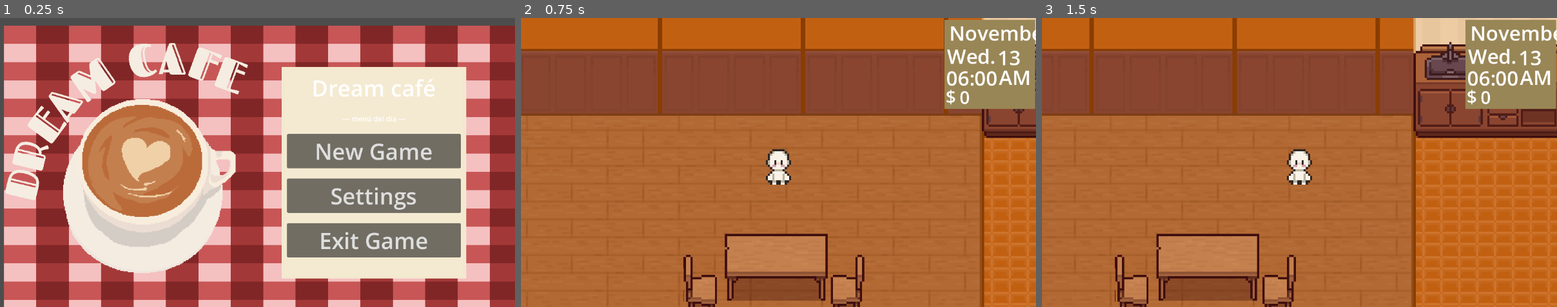
Above: before the commit, frames 1-3 (left to right).
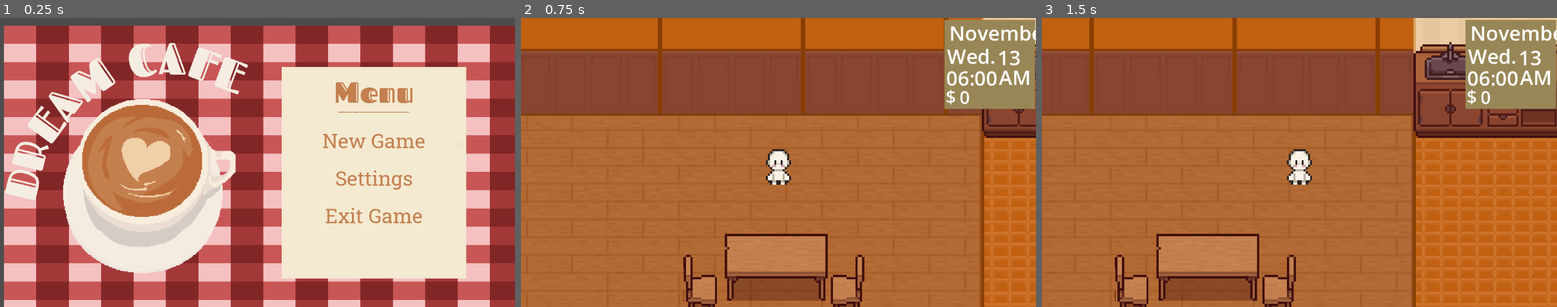
Above: after the commit, the same moments.

Repository: Jose-Prince/UVG-Tesis-Game
Game: Godot game, scene res://Scenes/title_screen.tscn
Same seed, same stepped clock (60 frames per second), same inputs: the game is played once before the commit and once after it.
Inputs (mouse positions are in pixels of both pictures, inside the frame that each line leads up to):
- Up to frame 1 (0.25 s): no input
- Up to frame 2 (0.75 s): click "New Game" at 0.5 s
- Up to frame 3 (1.5 s): tap Enter at 1.25 s; move the mouse to (1412, 148) at 1.27 s; hold D (right) from 1.28 s (still down); click (1412, 148) at 1.35 s

The runs differ from the first frame. In frame 1, 13% of the frame differs, in the area x 55-90%, y 21-83%; in frame 2, nothing differs; in frame 3, nothing differs.

Commit message:
Fix: fonts

Diff:
--- a/Scenes/title_screen.tscn
+++ b/Scenes/title_screen.tscn
@@ -6,6 +6,25 @@
 [ext_resource type="Texture2D" uid="uid://cgeaitckg5fnk" path="res://Sprites/Coffee_noB.PNG" id="4_6vd4x"]
 [ext_resource type="FontFile" uid="uid://c0rmb6tjydgnl" path="res://Fonts/FascinateInline-Regular.ttf" id="4_12m1t"]
 [ext_resource type="Script" uid="uid://drc0u7k73tl0l" path="res://Scripts/curved_text.gd" id="4_twnyg"]
+[ext_resource type="FontFile" uid="uid://dliqq4g4bg0qy" path="res://Fonts/RobotoSlab-Regular.ttf" id="5_6vd4x"]
+
+[sub_resource type="StyleBoxEmpty" id="StyleBoxEmpty_n82rj"]
+
+[sub_resource type="StyleBoxEmpty" id="StyleBoxEmpty_0061g"]
+
+[sub_resource type="StyleBoxFlat" id="StyleBoxFlat_8mikk"]
+
+[sub_resource type="StyleBoxEmpty" id="StyleBoxEmpty_sqelc"]
+
+[sub_resource type="StyleBoxEmpty" id="StyleBoxEmpty_w5sh6"]
+
+[sub_resource type="StyleBoxFlat" id="StyleBoxFlat_o1e67"]
+
+[sub_resource type="StyleBoxEmpty" id="StyleBoxEmpty_ycay6"]
+
+[sub_resource type="StyleBoxEmpty" id="StyleBoxEmpty_bsy20"]
+
+[sub_resource type="StyleBoxFlat" id="StyleBoxFlat_07cxn"]
 
 [sub_resource type="Curve2D" id="Curve2D_55kwv"]
 _data = {
@@ -83,35 +102,58 @@
 layout_mode = 2
 theme_override_constants/separation = 23
 
-[node name="HBoxContainer" type="HBoxContainer" parent="Control/NinePatchRect/MarginContainer/VBoxContainer" unique_id=745264715]
+[node name="VBoxContainer" type="VBoxContainer" parent="Control/NinePatchRect/MarginContainer/VBoxContainer" unique_id=1611489862]
 layout_mode = 2
-alignment = 1
+theme_override_constants/separation = -11
 
-[node name="Label" type="Label" parent="Control/NinePatchRect/MarginContainer/VBoxContainer/HBoxContainer" unique_id=1624773213]
+[node name="Label" type="Label" parent="Control/NinePatchRect/MarginContainer/VBoxContainer/VBoxContainer" unique_id=1624773213]
 layout_mode = 2
-theme_override_font_sizes/font_size = 50
-text = "Dream café"
+size_flags_stretch_ratio = 1.1
+theme_override_colors/font_color = Color(0.76862746, 0.49803922, 0.30980393, 1)
+theme_override_constants/line_spacing = 3
+theme_override_fonts/font = ExtResource("4_12m1t")
+theme_override_font_sizes/font_size = 65
+text = "Menu"
 horizontal_alignment = 1
 vertical_alignment = 1
 
-[node name="Label" type="Label" parent="Control/NinePatchRect/MarginContainer/VBoxContainer" unique_id=894536310]
+[node name="Label2" type="Label" parent="Control/NinePatchRect/MarginContainer/VBoxContainer/VBoxContainer" unique_id=894536310]
 layout_mode = 2
-text = "— menú del día —"
+theme_override_colors/font_color = Color(0.76862746, 0.49803922, 0.30980393, 1)
+text = "——————————"
 horizontal_alignment = 1
 
 [node name="NewGame" type="Button" parent="Control/NinePatchRect/MarginContainer/VBoxContainer" unique_id=935340656]
 layout_mode = 2
-theme_override_font_sizes/font_size = 50
+theme_override_colors/font_color = Color(0.76862746, 0.49803922, 0.30980393, 1)
+theme_override_colors/font_hover_color = Color(0.9411765, 0.8156863, 0.654902, 1)
+theme_override_fonts/font = ExtResource("5_6vd4x")
+theme_override_font_sizes/font_size = 45
+theme_override_styles/normal = SubResource("StyleBoxEmpty_n82rj")
+theme_override_styles/pressed = SubResource("StyleBoxEmpty_0061g")
+theme_override_styles/hover = SubResource("StyleBoxFlat_8mikk")
 text = "New Game"
 
 [node name="Settings" type="Button" parent="Control/NinePatchRect/MarginContainer/VBoxContainer" unique_id=755254686]
 layout_mode = 2
-theme_override_font_sizes/font_size = 50
+theme_override_colors/font_color = Color(0.76862746, 0.49803922, 0.30980393, 1)
+theme_override_colors/font_hover_color = Color(0.9411765, 0.8156863, 0.654902, 1)
+theme_override_fonts/font = ExtResource("5_6vd4x")
+theme_override_font_sizes/font_size = 45
+theme_override_styles/normal = SubResource("StyleBoxEmpty_sqelc")
+theme_override_styles/pressed = SubResource("StyleBoxEmpty_w5sh6")
+theme_override_styles/hover = SubResource("StyleBoxFlat_o1e67")
 text = "Settings"
 
 [node name="Quit" type="Button" parent="Control/NinePatchRect/MarginContainer/VBoxContainer" unique_id=1908246047]
 layout_mode = 2
-theme_override_font_sizes/font_size = 50
+theme_override_colors/font_color = Color(0.76862746, 0.49803922, 0.30980393, 1)
+theme_override_colors/font_hover_color = Color(0.9411765, 0.8156863, 0.654902, 1)
+theme_override_fonts/font = ExtResource("5_6vd4x")
+theme_override_font_sizes/font_size = 45
+theme_override_styles/normal = SubResource("StyleBoxEmpty_ycay6")
+theme_override_styles/pressed = SubResource("StyleBoxEmpty_bsy20")
+theme_override_styles/hover = SubResource("StyleBoxFlat_07cxn")
 text = "Exit Game
 "
 
Binary file added: Fonts/RobotoSlab-Black.ttf
Not shown, added: Fonts/RobotoSlab-Black.ttf.import
Binary file added: Fonts/RobotoSlab-Bold.ttf
Not shown, added: Fonts/RobotoSlab-Bold.ttf.import
Binary file added: Fonts/RobotoSlab-ExtraBold.ttf
Not shown, added: Fonts/RobotoSlab-ExtraBold.ttf.import
Binary file added: Fonts/RobotoSlab-ExtraLight.ttf
Not shown, added: Fonts/RobotoSlab-ExtraLight.ttf.import
Binary file added: Fonts/RobotoSlab-Light.ttf
Not shown, added: Fonts/RobotoSlab-Light.ttf.import
Binary file added: Fonts/RobotoSlab-Medium.ttf
Not shown, added: Fonts/RobotoSlab-Medium.ttf.import
(and 8 more such lines)
